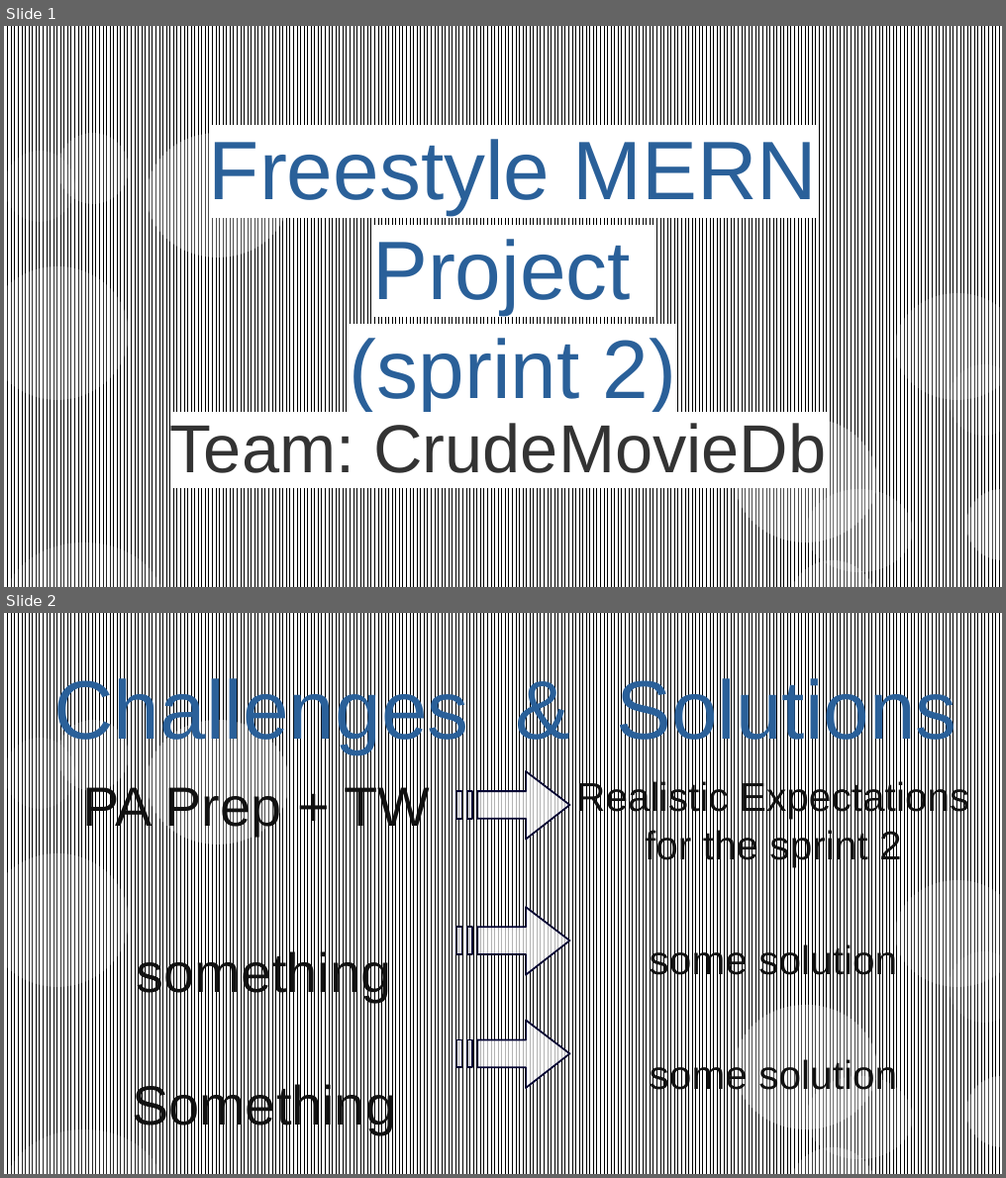
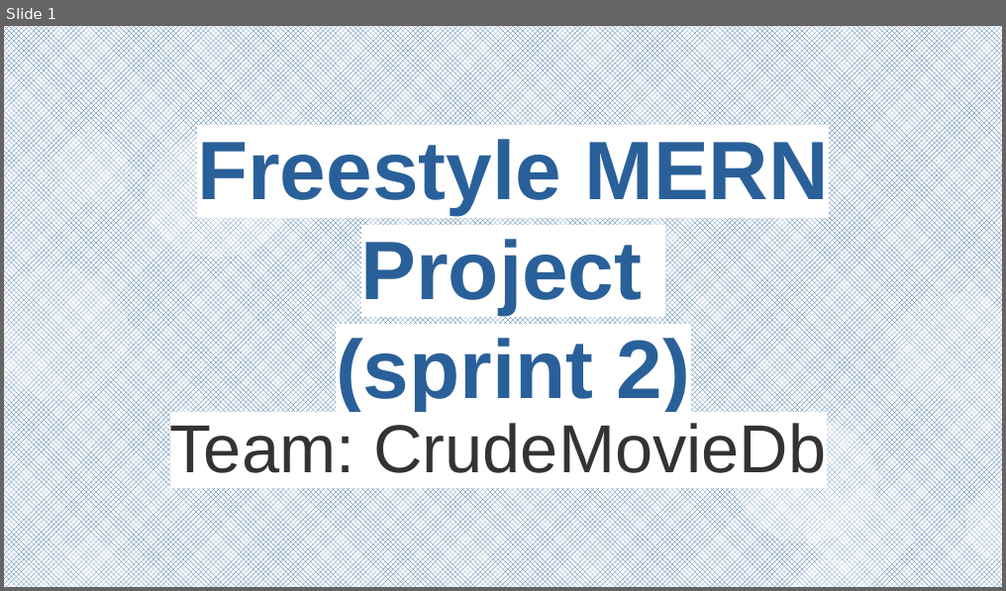
Before and after one commit to CodecoolGlobal/freestyle-mern-project-react-lillitaz, a slide deck: präsentation/CrudeMovieDb-PP.odp. Shown one above the other, each under a label of ours: slides 1 and 2 before the commit, slide 1 after it. The pictures are 1006x1178 and 1006x591 pixels, drawn with LibreOffice and Linux fonts; fonts in the diff are those of the drawing. Boxes give left, top, right and bottom in pixels: in the first picture for what was removed or moved away, otherwise in the second. Text is boxed around its words. In the diff, an @@ line names an element or a change of style, - is before the commit and + after.

```diff
--- a/präsentation/CrudeMovieDb-PP.odp
+++ b/präsentation/CrudeMovieDb-PP.odp
@@ slide 2 removed at [4,613,1002,1174], background #FFFFFF; not listed: 12 template elements that a slide beside it also shows @@
@@ title removed at [54,672,957,754] @@
-Challenges & Solutions
@@ text removed at [83,782,430,1135] @@
-PA Prep + TW
-something
-Something
@@ freeform shape removed at [456,771,570,840] @@
@@ text removed at [576,779,970,1096] @@
-Realistic Expectations for the sprint 2
-some solution
-some solution
@@ freeform shape removed at [456,907,570,975] @@
@@ freeform shape removed at [456,1021,570,1088] @@
@@ slide 1 changed as well @@
@@ rectangle at [4,26,1002,587]: fill pattern #000000 on #FFFFFF to pattern #2A6099 on #FFFFFF @@
@@ title "Freestyle MERN Project (sprint 2)" at [197,139,829,412]: bold on @@
```
Also in this commit, not shown: 5 other slides changed, 2 slides added, 2 other files.
